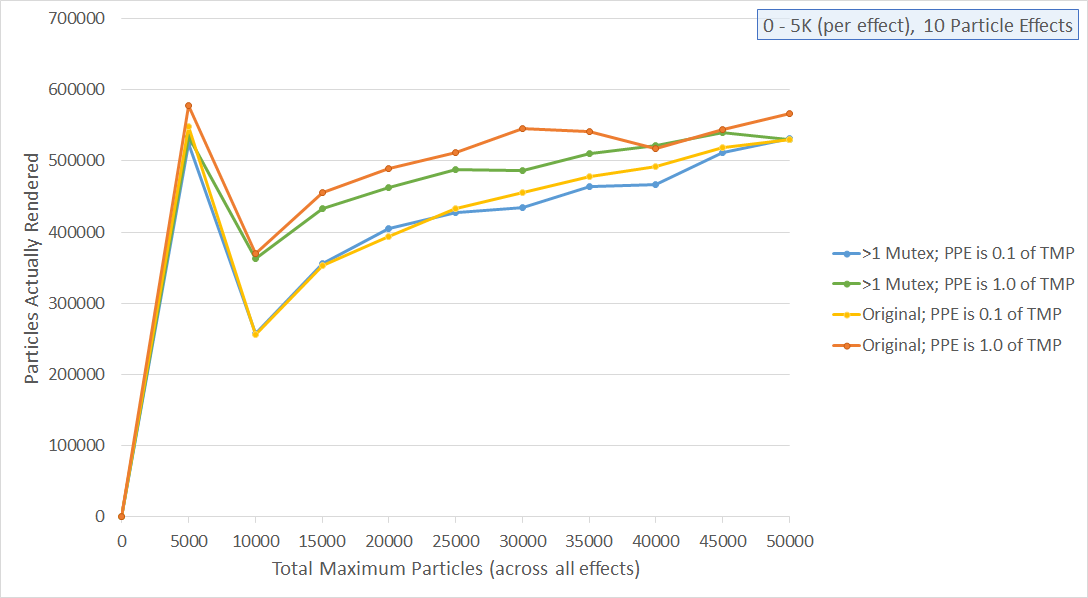
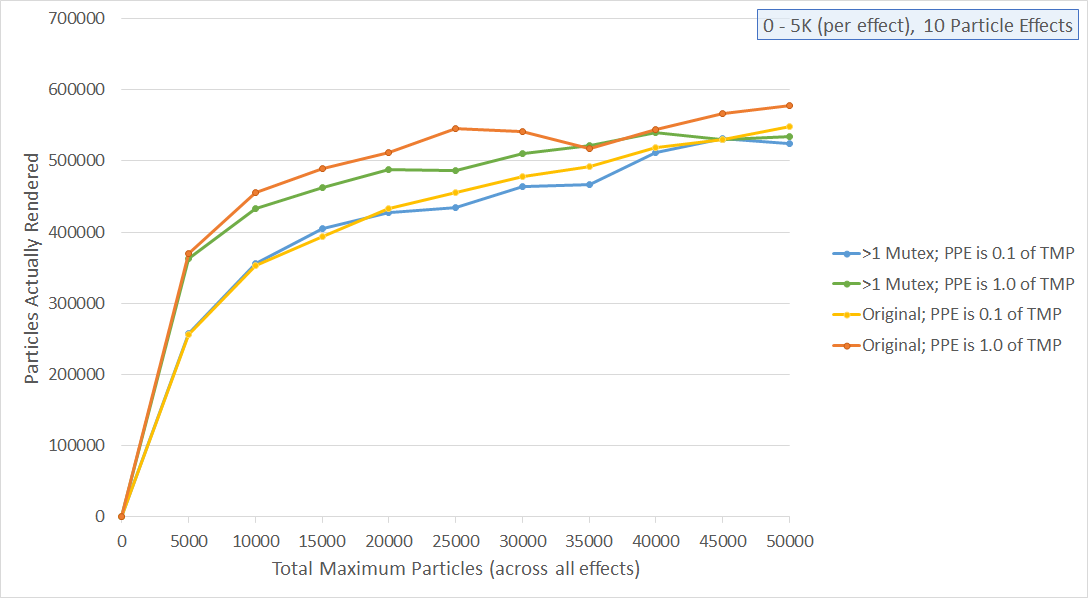
Layers edited between the first and the second 1088×598 image:
added layer "Layer 2" above "Layer 1" over [121, 102, 793, 515]
